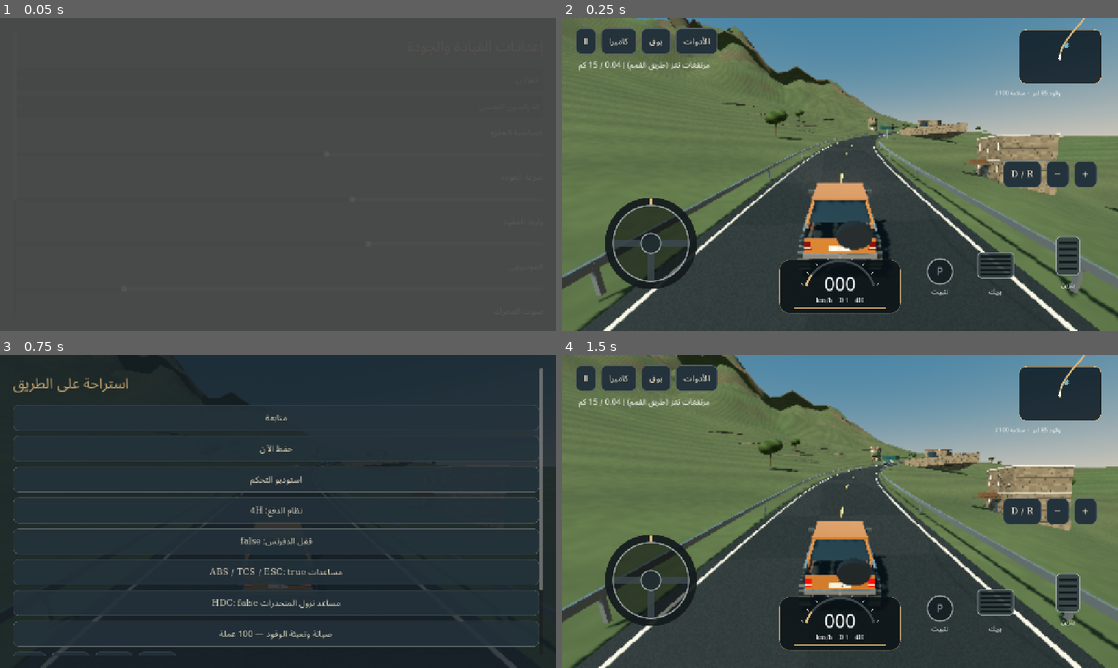
Above: before the commit, frames 1-4 (two rows, left to right).
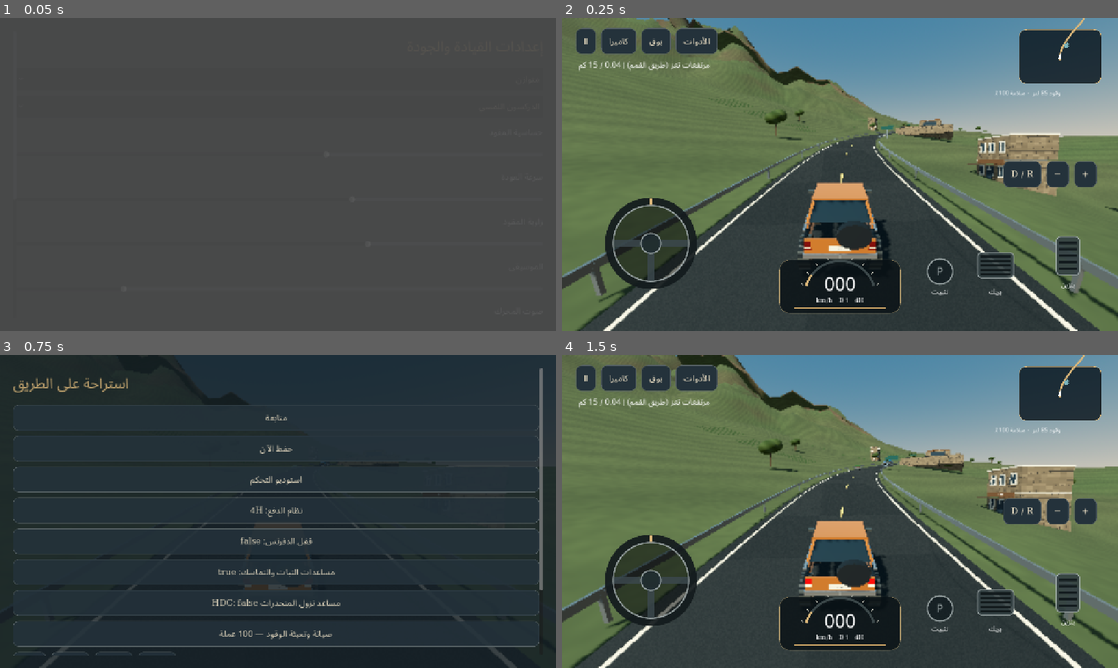
Above: after the commit, the same moments.

Repository: mohmedali23182-jpg/Car-game
Game: Godot game, scene res://tests/ui_smoke.tscn
Same seed, same stepped clock (60 frames per second), same inputs: the game is played once before the commit and once after it. This scene is started directly instead of the project's main scene.
Inputs:
- Up to frame 1 (0.05 s): no input
- Up to frame 2 (0.25 s): no input
- Up to frame 3 (0.75 s): click "Ⅱ" at 0.5 s
- Up to frame 4 (1.5 s): click "متابعة" at 1.25 s

Frame 1 is identical in both runs. In frame 2, 1.2% of the frame differs, in the area x 28-90%, y 26-58%; in frame 3, 0.3%; in frame 4, 1.7%, in the area x 6-98%, y 22-86%.

Commit message:
fix(validation): correct physics recovery contact-force weight transfer grounded crops and daylight lighting

Diff:
--- a/Masalik-3D/scripts/core/game_session.gd
+++ b/Masalik-3D/scripts/core/game_session.gd
@@ -19,6 +19,7 @@
 var capture_clock := 0.0
 var dust: CPUParticles3D
 var road_wetness := 0.0
+var light_override := -1
 var instruments: DrivingInstruments
 var starting_parked := true
 var photo_previous_view := 0
@@ -122,6 +123,10 @@
 			tow.apply_central_force(force);car.apply_central_force(-force)
 	if car.position.y<world.point_at(world.distance).y-80: recover()
 func _process(delta: float) -> void:
+	var auto_lights := weather.hour<6.5 or weather.hour>17.8 or weather.current_weather_preset in ["fog","dense_fog","heavy_rain"]
+	for lamp in car.visual.headlights: lamp.visible=auto_lights if light_override<0 else light_override==1
+	for rig in traffic.visuals:
+		for lamp in rig.headlights: lamp.visible=auto_lights
 	save_clock+=delta;capture_clock+=delta
 	if save_clock>15: save_clock=0;save_session()
 	var safe := controls.safe_rect()
@@ -148,8 +153,10 @@
 		if not get_tree().paused: pause_menu()
 	if what==NOTIFICATION_WM_GO_BACK_REQUEST and is_instance_valid(car): pause_menu()
 func recover() -> void:
-	car.freeze=true;car.position=world.point_at(world.distance)+Vector3.UP*1.2;car.basis=world.basis_at(world.distance);car.linear_velocity=Vector3.ZERO;car.angular_velocity=Vector3.ZERO;car.freeze=false;controls.reset_input();starting_parked=true
-	if missions.running and missions.direction<0: car.basis=car.basis.rotated(Vector3.UP,PI)
+	var orientation := world.basis_at(world.distance)
+	if missions.running and missions.direction<0: orientation=orientation.rotated(Vector3.UP,PI)
+	car.teleport_to(Transform3D(orientation,world.point_at(world.distance)+Vector3.UP*1.2))
+	controls.reset_input();starting_parked=true
 func show_panel(title: String) -> VBoxContainer:
 	controls.reset_input();controls.hide();top.hide();status.hide();navigation.hide();mini_map.hide();instruments.hide();hud.get_node("GearControls").hide()
 	get_tree().paused=true
@@ -165,7 +172,7 @@
 	var v := show_panel("أدوات الرحلة")
 	MasalikUI.button(v,"خريطة الطريق",func(): resume();map_screen())
 	MasalikUI.button(v,"الأنوار الأمامية",func():
-		for lamp in car.visual.headlights: lamp.visible=not lamp.visible
+		light_override=0 if car.visual.headlights[0].visible else 1
 		resume())
 	MasalikUI.button(v,"استعادة المركبة على الطريق",func(): recover();resume())
 	MasalikUI.button(v,"التصوير",func(): resume();photo_mode())
@@ -190,7 +197,7 @@
 	MasalikUI.button(v,"استوديو التحكم",control_studio)
 	MasalikUI.button(v,"نظام الدفع: "+car.drivetrain,func(): car.set_drivetrain_next();resume())
 	MasalikUI.button(v,"قفل الدفرنس: "+str(car.diff_lock),func(): car.diff_lock=not car.diff_lock;resume())
-	MasalikUI.button(v,"مساعدات ABS / TCS / ESC: "+str(car.assists),func(): car.assists=not car.assists;resume())
+	MasalikUI.button(v,"مساعدات الثبات والتماسك: "+str(car.assists),func(): car.assists=not car.assists;resume())
 	MasalikUI.button(v,"مساعد نزول المنحدرات HDC: "+str(car.hdc),func(): car.hdc=not car.hdc;resume())
 	MasalikUI.button(v,"صيانة وتعبئة الوقود — 100 عملة",func():
 		if int(PersistenceManager.save_data.coins)>=100:
--- a/Masalik-3D/scripts/core/main_menu.gd
+++ b/Masalik-3D/scripts/core/main_menu.gd
@@ -107,7 +107,7 @@
 	var picker := ColorPickerButton.new();picker.color=Color(custom.get("paint",spec.defaultPaintHex));picker.custom_minimum_size=Vector2(120,45);paint_row.add_child(picker)
 	picker.color_changed.connect(func(c: Color): set_custom("paint",c.to_html());display_car.paint.albedo_color=c)
 	var rim := ColorPickerButton.new();rim.text="الجنوط";rim.color=Color(custom.get("rim","c6c3b9"));paint_row.add_child(rim)
-	rim.color_changed.connect(func(c: Color): set_custom("rim",c.to_html()))
+	rim.color_changed.connect(func(c: Color): set_custom("rim",c.to_html());display_car.rim_material.albedo_color=c)
 	MasalikUI.slider(content,"ارتفاع التعليق",float(custom.get("height",0)), -0.08,0.18,func(v: float): set_custom("height",v))
 	var roof := CheckButton.new();roof.text="حامل أمتعة السقف";roof.button_pressed=bool(custom.get("roof",false));content.add_child(roof);roof.toggled.connect(func(on: bool): set_custom("roof",on);garage())
 	var tires := OptionButton.new();content.add_child(tires)
--- a/Masalik-3D/scripts/physics/raycast_vehicle_body.gd
+++ b/Masalik-3D/scripts/physics/raycast_vehicle_body.gd
@@ -29,6 +29,8 @@
 var shift_cooldown := 0.0
 var suspension: float
 var wheel_radius: float
+var pending_transform := Transform3D.IDENTITY
+var teleport_pending := false
 func _ready() -> void:
 	if spec.is_empty(): spec = VehicleFleetRegistry.get_spec("shahiq")
 	mass = float(spec.baseMassKg)+float(spec.maxCargoKg)*float(custom.get("cargo",0.0))/100.0
@@ -59,6 +61,14 @@
 		ray.target_position=Vector3.DOWN*(suspension+wheel_radius)
 		ray.add_exception(self); add_child(ray); rays.append(ray)
 	body_entered.connect(_on_body_entered)
+func teleport_to(destination: Transform3D) -> void:
+	pending_transform=destination;teleport_pending=true;freeze=false;sleeping=false
+	set_drive_inputs(0,1,0,false)
+func _integrate_forces(state: PhysicsDirectBodyState3D) -> void:
+	if not teleport_pending: return
+	state.transform=pending_transform;state.linear_velocity=Vector3.ZERO;state.angular_velocity=Vector3.ZERO
+	linear_velocity=Vector3.ZERO;angular_velocity=Vector3.ZERO;teleport_pending=false
+	reset_physics_interpolation()
 func set_drive_inputs(throttle: float, brake: float, steer: float, handbrake: bool) -> void:
 	throttle_input=clampf(throttle,-1,1); brake_input=clampf(brake,0,1); steer_input=clampf(steer,-1,1); handbrake_active=handbrake
 func shift(direction: int) -> void:
@@ -72,6 +82,7 @@
 	var loss := maxf(0.0,linear_velocity.length()-3.0)*1.8
 	health=maxf(0,health-loss); cargo_integrity=maxf(0,cargo_integrity-loss*0.6); collided.emit(loss)
 func _physics_process(delta: float) -> void:
+	if teleport_pending: return
 	var forward := -global_basis.z
 	var speed := linear_velocity.dot(forward)
 	current_speed_kmh = linear_velocity.length()*3.6
@@ -98,7 +109,7 @@
 			var hit := ray.get_collision_point()
 			var normal := ray.get_collision_normal()
 			length=clampf(ray.global_position.distance_to(hit)-wheel_radius,0,suspension)
-			var offset := ray.global_position-global_position
+			var offset := hit-global_position
 			var velocity := linear_velocity+angular_velocity.cross(offset)
 			var spring := maxf(0,(suspension-length)*float(spec.suspensionStiffness)-velocity.dot(normal)*float(spec.suspensionDamping))
 			spring=minf(spring,mass*9.81*2.0)
--- a/Masalik-3D/scripts/vehicles/vehicle_visual.gd
+++ b/Masalik-3D/scripts/vehicles/vehicle_visual.gd
@@ -2,6 +2,7 @@
 extends Node3D
 ## Original offline vehicle meshes. Distinct regional silhouettes; no brand logos.
 var paint := StandardMaterial3D.new()
+var rim_material: StandardMaterial3D
 var wheels: Array[Node3D] = []
 var headlights: Array[SpotLight3D] = []
 var brake_material := StandardMaterial3D.new()
@@ -20,7 +21,8 @@
 	var glass := material("20343f",0.35,0.18)
 	var windscreen := material("687f87",0.05,0.12);windscreen.transparency=BaseMaterial3D.TRANSPARENCY_ALPHA;windscreen.albedo_color.a=0.12
 	var black := material("161d22",0.1,0.83)
-	var silver := material(str(custom.get("rim","a7adb2")),0.85,0.24)
+	var silver := material("a7adb2",0.85,0.24)
+	rim_material=material(str(custom.get("rim","c6c3b9")),0.85,0.24)
 	var trim := material("424745",0.3,0.55)
 	var seat := material("533d30",0,0.95)
 	var width: float=float(s.trackWidthM)
@@ -140,7 +142,7 @@
 		var rim := CylinderMesh.new();rim.top_radius=radius*0.60;rim.bottom_radius=rim.top_radius;rim.height=tire_width+0.012;rim.radial_segments=20
 		mi=MeshInstance3D.new();mi.mesh=rim;mi.rotation.z=PI/2;mi.material_override=trim;pivot.add_child(mi)
 		for n in range(6):
-			var spoke := MeshInstance3D.new();var box := BoxMesh.new();box.size=Vector3(tire_width+0.03,radius*0.95,0.065);spoke.mesh=box;spoke.rotation.x=n*PI/3;spoke.material_override=silver;pivot.add_child(spoke)
+			var spoke := MeshInstance3D.new();var box := BoxMesh.new();box.size=Vector3(tire_width+0.03,radius*0.95,0.065);spoke.mesh=box;spoke.rotation.x=n*PI/3;spoke.material_override=rim_material;pivot.add_child(spoke)
 		for n in range(18):
 			var tread := MeshInstance3D.new();var box := BoxMesh.new();box.size=Vector3(tire_width*1.01,0.018 if sedan or bus el …(203 unchanged characters)…
 		batch_static(pivot)
--- a/Masalik-3D/scripts/world/world_streaming_manager.gd
+++ b/Masalik-3D/scripts/world/world_streaming_manager.gd
@@ -15,11 +15,14 @@
 var last_index := 10
 var radius := 2
 var materials: Dictionary = {}
+var terrain_offsets: Array[float]=[]
 var service_distances := [180.0,3500.0,6100.0,8500.0,11000.0,13700.0]
 func _ready() -> void:
 	regions = JSON.parse_string(FileAccess.get_file_as_string("res://data/maps/regions.json"))
 	noise.seed = 326
-	noise.frequency = 0.006
+	noise.frequency=0.006
+	for x in range(-700,701,25): terrain_offsets.append(float(x))
+	terrain_offsets.append_array([-12.0,-8.0,-5.5,5.5,8.0,12.0]);terrain_offsets.sort()
 	build_path()
 	for key in ["asphalt", "mud", "sand", "terrain", "stone", "window", "green", "gold", "sea"]:
 		var m := StandardMaterial3D.new()
@@ -36,6 +39,7 @@
 	var white := StandardMaterial3D.new();white.albedo_color=Color("dcd7c7");white.roughness=0.82;materials.white=white
 	var steel := StandardMaterial3D.new();steel.albedo_color=Color("747d80");steel.metallic=0.7;steel.roughness=0.42;materials.steel=steel
 	var leaves := ShaderMaterial.new();leaves.shader=load("res://assets/shaders/foliage.gdshader");materials.foliage=leaves
+	var crop_material := StandardMaterial3D.new();crop_material.albedo_color=Color("2d401d");crop_material.roughness=1.0;materials.crops=crop_material
 	update_chunks(distance)
 func build_path() -> void:
 	points.clear()
@@ -156,10 +160,7 @@
 	for surface in roads: mesh_body(root,roads[surface],materials[surface],surface)
 	var terrain := SurfaceTool.new()
 	terrain.begin(Mesh.PRIMITIVE_TRIANGLES)
-	var offsets: Array[float]=[]
-	for lateral in range(-700,701,25): offsets.append(float(lateral))
-	offsets.append_array([-12.0,-8.0,-5.5,5.5,8.0,12.0])
-	offsets.sort()
+	var offsets: Array[float]=terrain_offsets
 	for i in range(first, end, 5):
 		for j in range(offsets.size()-1):
 			var a := height_point(i, offsets[j]); var b := height_point(i, offsets[j+1])
@@ -243,11 +244,20 @@
 			for side in [-1.0,1.0]: box_node(frame,Vector3(1.2,7,16),Vector3(side*6.2,3.5,0),materials.stone,true)
 			box_node(frame,Vector3(13.5,1.2,16),Vector3(0,7.2,0),materials.stone,true)
 	if region==0:
+		var crops := SurfaceTool.new();crops.begin(Mesh.PRIMITIVE_TRIANGLES)
 		for i in range(first+10,end-10,20):
 			for lateral in [-30.0,-50.0,-70.0]:
-				var plot := Node3D.new();root.add_child(plot);plot.position=height_point(i,lateral);plot.basis=basis_at(i*STEP)
-				box_node(plot,Vector3(15,0.5,0.5),Vector3(0,0.1,8),materials.stone,true)
-				for row in range(6): box_node(plot,Vector3(13,0.09,0.75),Vector3(0,0.16,-6+row*2),materials.green,false)
+				for row in range(6):
+					var index0 := float(i)-1.5+float(row)*0.6
+					for column in range(6):
+						var left: float=lateral-6.5+float(column)*13.0/6
+						var right := left+13.0/6
+						var a := terrain_surface(index0,left)+Vector3.UP*0.035
+						var b := terrain_surface(index0,right)+Vector3.UP*0.035
+						var c := terrain_surface(index0+0.2,left)+Vector3.UP*0.035
+						var d := terrain_surface(index0+0.2,right)+Vector3.UP*0.035
+						triangle(crops,a,b,c);triangle(crops,b,d,c)
+		crops.generate_normals();var field := MeshInstance3D.new();field.mesh=crops.commit();field.material_override=materials.crops;root.add_child(field)
 	for s in service_distances:
 		if int(s/CHUNK)==id: service_plaza(root,s)
 	pack_architecture(root)
@@ -260,7 +270,7 @@
 		var key := mat.get_instance_id()
 		if not groups.has(key): groups[key]={"material":mat,"transforms":[]}
 		var transform: Transform3D=root.global_transform.affine_inverse()*mi.global_transform
-		transform.basis=transform.basis.scaled(mi.mesh.size)
+		transform.basis=transform.basis*Basis.from_scale(mi.mesh.size)
 		groups[key].transforms.append(transform)
 		# Preserve collision child bodies; only the old visual draw is hidden.
 		mi.hide()
@@ -319,3 +329,14 @@
 	for space in range(4):
 		box_node(area,Vector3(0.10,0.02,5),Vector3(10.5+space*2.8,0.025,7),materials.white,false)
 	text_sign(area,"مواقف  P",Vector3(12,2.6,11),Vector2(3.0,0.65),true)
+
+func terrain_surface(index: float,lateral: float) -> Vector3:
+	# Barycentric sample of the same triangles used by the rendered/collidable terrain.
+	var first := clampi(int(floorf(index/5))*5,0,3745)
+	var next := first+5;var v := clampf((index-first)/5,0,1)
+	var offsets: Array[float]=terrain_offsets
+	var j := 0
+	while j<offsets.size()-2 and lateral>offsets[j+1]: j+=1
+	var u := clampf((lateral-offsets[j])/(offsets[j+1]-offsets[j]),0,1)
+	var a := height_point(first,offsets[j]);var b := height_point(first,offsets[j+1]);var c := height_point(next,offsets[j]);var d := height_point(next,offsets[j+1])
+	return a+(b-a)*u+(c-a)*v if u+v<=1 else d+(b-d)*(1-v)+(c-d)*(1-u)
--- a/Masalik-3D/tests/headless_test_runner.gd
+++ b/Masalik-3D/tests/headless_test_runner.gd
@@ -71,16 +71,28 @@
 	check(car.position.y>0.3 and car.position.y<2,"suspension supports chassis without terrain penetration")
 	var start := car.position
 	car.set_drive_inputs(1,0,0,false)
-	for i in range(180): await get_tree().physics_frame
+	var acceleration_pitch := 0.0
+	for i in range(180):
+		await get_tree().physics_frame
+		if i==45: acceleration_pitch=(-car.global_basis.z).y
+	check(acceleration_pitch>0.005,"contact forces transfer weight rearward under acceleration")
 	check(car.position.distance_to(start)>5 and car.current_speed_kmh>10,"engine forces accelerate rigidbody")
 	check(car.rpm>float(car.spec.idleRpm),"RPM responds to wheel speed")
 	var speed := car.current_speed_kmh
 	car.set_drive_inputs(0,1,0,false)
-	for i in range(180): await get_tree().physics_frame
+	var braking_pitch := 0.0
+	for i in range(180):
+		await get_tree().physics_frame
+		if i==30: braking_pitch=(-car.global_basis.z).y
+	check(braking_pitch< -0.005,"braking transfers load forward with nose dive")
 	check(car.current_speed_kmh<speed*0.5,"brake forces slow chassis")
 	car.set_drive_inputs(-1,0,0,false)
 	for i in range(120): await get_tree().physics_frame
 	check(car.linear_velocity.dot(-car.global_basis.z)<-0.5,"reverse propulsion")
+	car.teleport_to(Transform3D(Basis.IDENTITY,Vector3(20,1.3,-15)))
+	await get_tree().physics_frame;await get_tree().physics_frame
+	check(car.position.distance_to(Vector3(20,1.3,-15))<2,"physics-owned recovery transform persists")
+	check(car.linear_velocity.length()<2,"recovery clears linear and angular motion")
 	car.set_drivetrain_next();check(car.drivetrain in car.spec.supportedDrivetrains,"supported drivetrain selection")
 	var completed_before: Dictionary=store.save_data.duplicate(true)
 	var m: Dictionary=missions.catalog.missions[0]
--- a/Masalik-3D/tests/ui_smoke.gd
+++ b/Masalik-3D/tests/ui_smoke.gd
@@ -25,7 +25,9 @@
 	print("UI PASS photo mode restores previous camera")
 	var original_save: Dictionary=PersistenceManager.save_data.duplicate(true)
 	PersistenceManager.save_data.coins=30
-	game.car.freeze=true;game.car.position=game.world.service_position(180.0)+Vector3.UP;game.car.current_speed_kmh=0;game.car.health=70;game.car.fuel=10
+	game.car.teleport_to(Transform3D(game.world.basis_at(180),game.world.service_position(180.0)+Vector3.UP*1.2))
+	await get_tree().physics_frame;await get_tree().physics_frame
+	game.car.freeze=true;game.car.current_speed_kmh=0;game.car.health=70;game.car.fuel=10
 	game.service_station()
 	if int(PersistenceManager.save_data.coins)!=5 or game.car.health!=100 or game.car.fuel!=float(game.car.spec.fuelTankLiters):
 		push_error("Station transaction failed");get_tree().quit(1);return
--- a/Masalik-3D/tests/visual_capture.gd
+++ b/Masalik-3D/tests/visual_capture.gd
@@ -17,7 +17,10 @@
 	await get_tree().create_timer(0.5).timeout;await capture("album");game.resume()
 	game.camera.current_view=2
 	await get_tree().create_timer(0.6).timeout;await capture("interior")
-	game.car.freeze=true;game.car.position=game.world.point_at(160)+Vector3.UP*1.2;game.car.basis=game.world.basis_at(160);game.world.last_index=40;game.world.update_chunks(160)
-	game.camera.current_view=5;game.camera.orbit=Vector2(-0.7,0.35);game.camera.orbit_distance=15
+	game.world.update_chunks(160);game.car.teleport_to(Transform3D(game.world.basis_at(160),game.world.point_at(160)+Vector3.UP*1.2))
+	await get_tree().physics_frame;await get_tree().physics_frame
+	game.world.distance=game.world.nearest_distance(game.car.global_position,true)
+	if absf(game.world.distance-160)>12: push_error("Visual capture teleport regression");get_tree().quit(1);return
+	game.camera.current_view=5;game.camera.orbit=Vector2(-1.0,0.40);game.camera.orbit_distance=15
 	await get_tree().create_timer(1.0).timeout;await capture("service-plaza")
 	print("VISUAL_CAPTURE_PASS");get_tree().quit()
Not shown, changed: Masalik-3D/docs/DRIVING_EXPERIENCE_REFRESH.md
Not shown, changed: Masalik-3D/docs/VALIDATION.md
